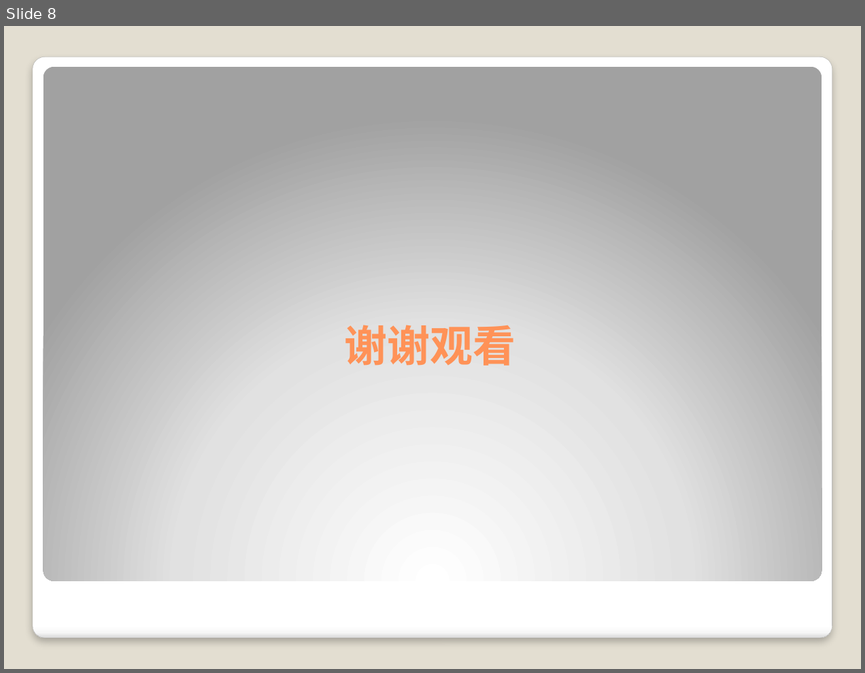
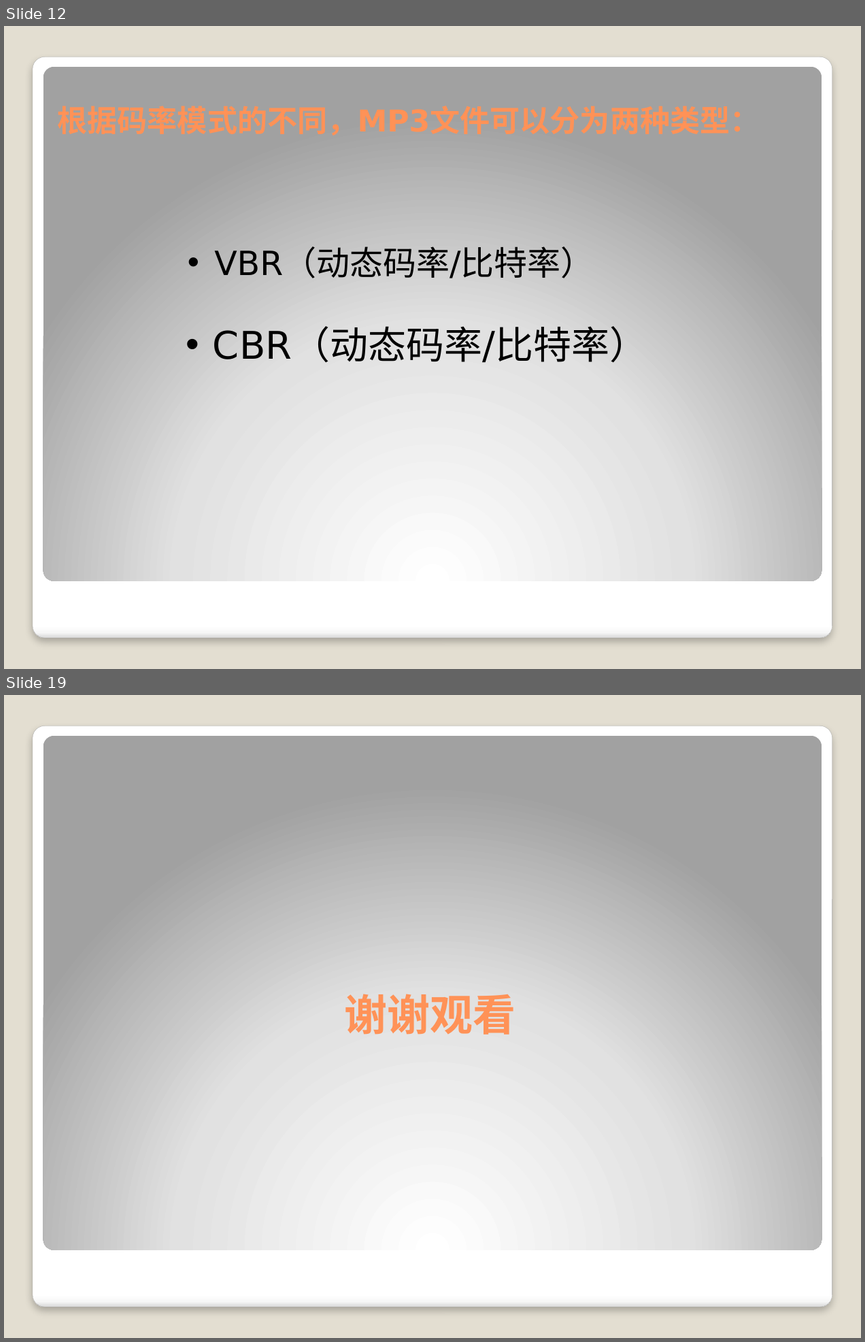
Before and after one commit to wanls4583/mp3player, a slide deck: AudioContext.pptx. Shown one above the other, each under a label of ours: slide 8 before the commit, slides 12 and 19 after it; the slides between them are not shown. The pictures are 865x673 and 865x1342 pixels, drawn with LibreOffice and Linux fonts; fonts in the diff are those of the drawing. Boxes give left, top, right and bottom in pixels: in the first picture for what was removed or moved away, otherwise in the second. Text is boxed around its words. In the diff, an @@ line names an element or a change of style, - is before the commit and + after.

```diff
--- a/AudioContext.pptx
+++ b/AudioContext.pptx
@@ slide 12 added at box(4, 26, 861, 669), background #E3DED1; not listed: 2 template elements that a slide beside it also shows @@
@@ text added at box(214, 248, 594, 278), 28 pt, text #000000 @@
+• VBR（动态码率/比特率）
@@ text added at box(213, 328, 648, 362), 32 pt, text #000000 @@
+• CBR（动态码率/比特率）
@@ what was slide 8 is now slide 19 @@
```
Also in this commit, not shown: 5 slides changed, 12 other slides added, 2 slides removed, 5 other files.
